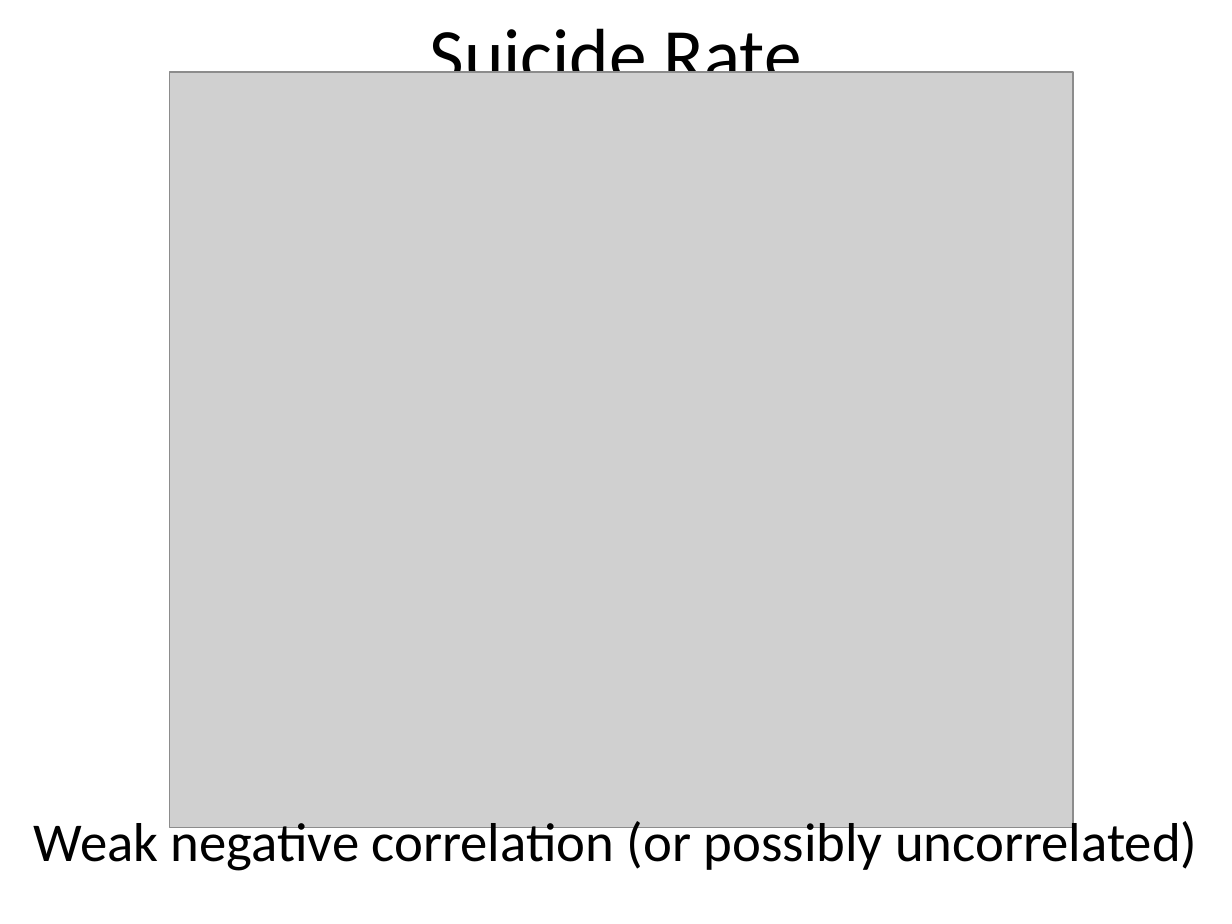
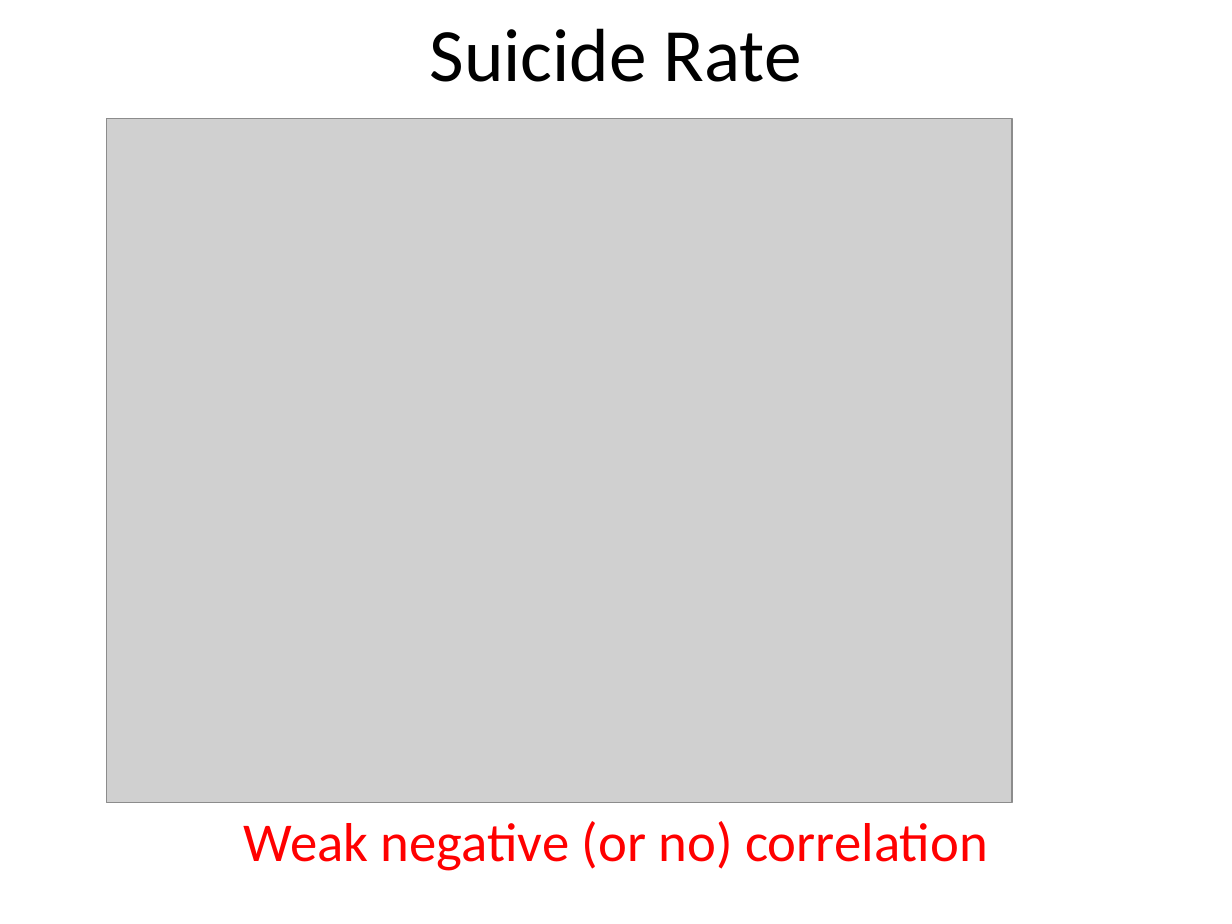
Before and after one commit to JeremyMcCormick/DAT_SF_14, a slide deck: slide 14 of myproject/Murder.pptx (slide 9 before the commit). Drawn at 1232x924 pixels with LibreOffice and Linux fonts; fonts in the diff are those of the drawing; grey boxes stand for pictures. Boxes give left, top, right and bottom in pixels: in the first picture for what was removed or moved away, otherwise in the second. Text is boxed around its words. In the diff, an @@ line names an element or a change of style, - is before the commit and + after.

```diff
--- a/myproject/Murder.pptx
+++ b/myproject/Murder.pptx
@@ picture: place and size @@
-picture at [170,71,1073,827]
+picture at [106,118,1011,803]
@@ text at [243,821,988,871]: text changed; text colour #000000 to #FF0000 @@
-Weak negative correlation (or possibly uncorrelated)
+Weak negative (or no) correlation
```
Also in this commit, not shown: 10 other slides changed, 16 slides added, 4 slides removed, 3 other files.
